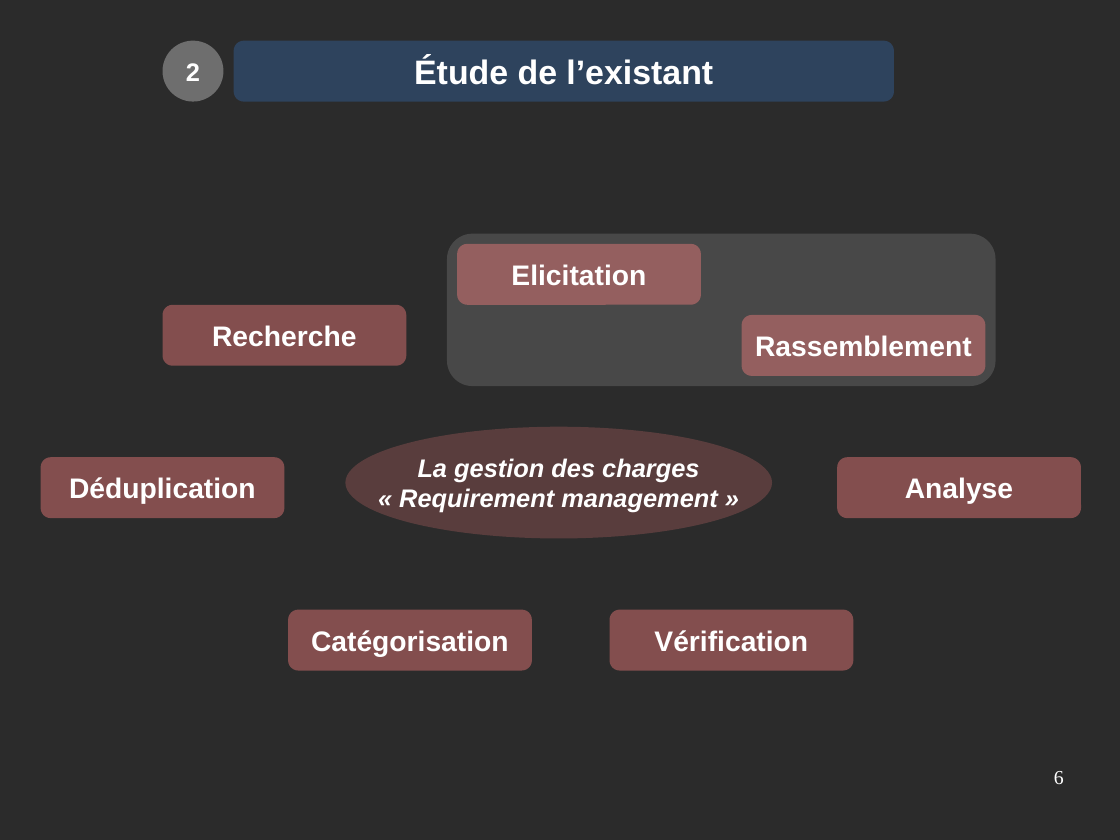
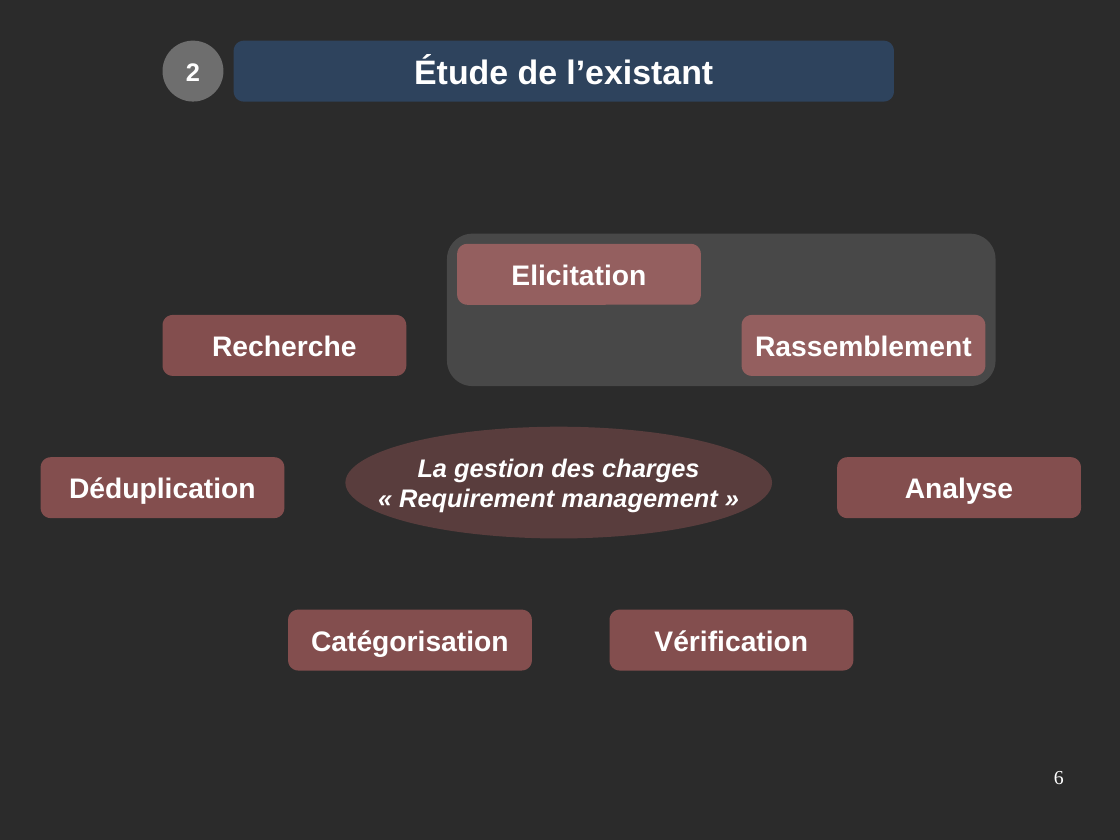
Before and after one commit to amine95bz/PFE, a slide deck: slide 6 of presentation.odp. Drawn at 1120x840 pixels with LibreOffice and Linux fonts; fonts in the diff are those of the drawing; background and template pictures are left out; a plain dark background stands for a picture behind light text. Boxes give left, top, right and bottom in pixels: in the first picture for what was removed or moved away, otherwise in the second. Text is boxed around its words. In the diff, an @@ line names an element or a change of style, - is before the commit and + after.

Commit message:
edit 14th slide

```diff
--- a/presentation.odp
+++ b/presentation.odp
@@ rounded rectangle "Recherche": place and size @@
-rounded rectangle "Recherche" at box(163, 305, 407, 366)
+rounded rectangle "Recherche" at box(163, 315, 407, 376)
```
